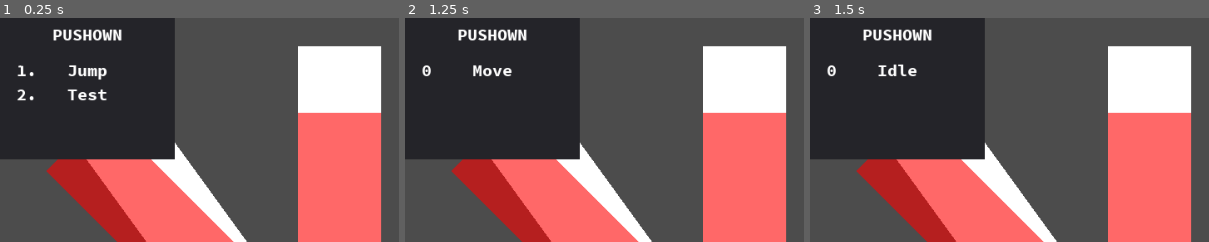
Above: before the commit, frames 1-3 (left to right).
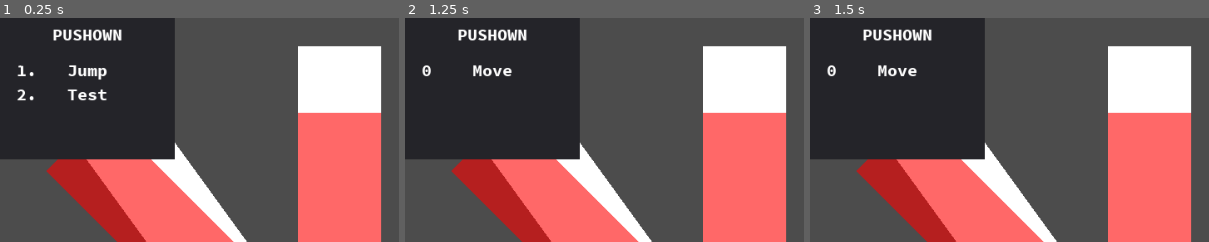
Above: after the commit, the same moments.

Repository: MTareqAzim/scratchpad
Game: Godot game, scene res://Scenes/World/World2.tscn
The game is run twice, just before and just after one commit, with the same random seed, the same clock (stepped at 60 frames per second) and the same inputs. This scene is started directly instead of the project's main scene.
Inputs (mouse positions are % of the whole screen's width and height, from its top left):
- Up to frame 1 (0.25 s): no input
- Up to frame 2 (1.25 s): tap Enter at 0.5 s; move the mouse to (72, 45) at 0.52 s; hold Right (ui_right) from 0.53 s (still down); click (72, 45) at 0.67 s
- Up to frame 3 (1.5 s): release Right (ui_right) at 1.25 s; drag from (30, 55) to (59, 48) at 1.27 s
The pictures show only the part of the screen within x 0-50%, y 0-50%; the shares and areas given below are measured in that part.

Frames 1-2 are identical in both runs. In frame 3, 0.2% of the frame differs, in the area x 17-25%, y 20-27%.
Error after the commit: Invalid operands 'Vector2' and 'String' in operator '=='. (res://Utils/State)

Commit message:
Apply args to equals transition.

Diff:
--- a/Scenes/Player/States/Component States/idle.tscn
+++ b/Scenes/Player/States/Component States/idle.tscn
@@ -6,7 +6,7 @@
 [ext_resource path="res://Utils/Grouping Node/grouping_node.gd" type="Script" id=4]
 [ext_resource path="res://Utils/State Machine/State/State Components/Node State Components/Update/Transitions/not_equals_transition_state_component.gd" type="Script" id=5]
 [ext_resource path="res://Utils/State Machine/State/State Components/Transitions/pressed_transition_state_component.gd" type="Script" id=6]
-[ext_resource path="res://Utils/State Machine/State/State Components/Node State Components/Update/Transitions/equals_arg_transition_state_component.gd" type="Script" id=7]
+[ext_resource path="res://Utils/State Machine/State/State Components/Node State Components/Update/Transitions/equals_transition_state_component.gd" type="Script" id=7]
 [ext_resource path="res://Utils/State Machine/State/State Components/Action Buffer/action_buffer_deactivate_state_component.gd" type="Script" id=8]
 [ext_resource path="res://Utils/State Machine/State/State Components/Action Buffer/action_buffer_activate_state_component.gd" type="Script" id=9]
 [ext_resource path="res://Utils/State Machine/State/State Components/Transitions/transition_state_component.gd" type="Script" id=10]
@@ -34,7 +34,6 @@
 input_handler_key = "input"
 
 [node name="Transitions" type="Node" parent="."]
-editor/display_folded = true
 script = ExtResource( 4 )
 
 [node name="Move" type="Node" parent="Transitions"]
@@ -65,8 +64,9 @@
 script = ExtResource( 7 )
 node_key = "input"
 FUNCTION_NAME = "is_action_pressed"
-arg = "crouch"
-equals = "True"
+has_args = true
+args = [ "crouch" ]
+equals = [ true ]
 NEXT_STATE = "crouch"
 
 [node name="Dashed" type="Node" parent="Transitions"]
--- a/Utils/State Machine/State/State Components/Node State Components/Update/Transitions/equals_transition_state_component.gd
+++ b/Utils/State Machine/State/State Components/Node State Components/Update/Transitions/equals_transition_state_component.gd
@@ -2,11 +2,18 @@
 class_name EqualsTransitionStateComponent, "equals_transition.png"
 
 export (String) var FUNCTION_NAME
-export (String) var equals
+export (bool) var has_args
+export (Array) var args
+export (Array) var equals
 export (String) var NEXT_STATE
 
 
 func update(delta: float) -> void:
-	var variable = str(node.call(FUNCTION_NAME))
-	if variable == equals:
+	var variable
+	if has_args:
+		variable = node.callv(FUNCTION_NAME, args)
+	else:
+		variable = node.call(FUNCTION_NAME)
+
+	if variable == equals[0]:
 		component_state.finished(NEXT_STATE)
